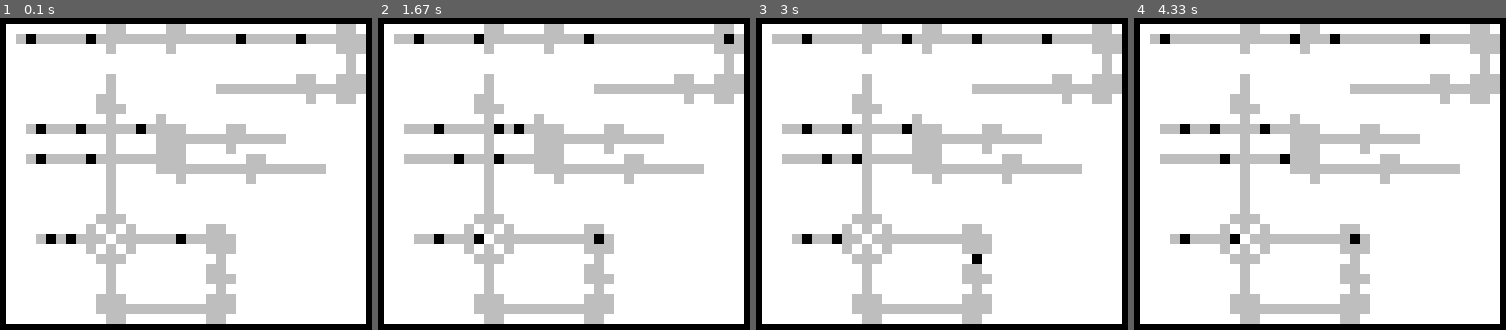
Above: before the commit, frames 1-4 (left to right).
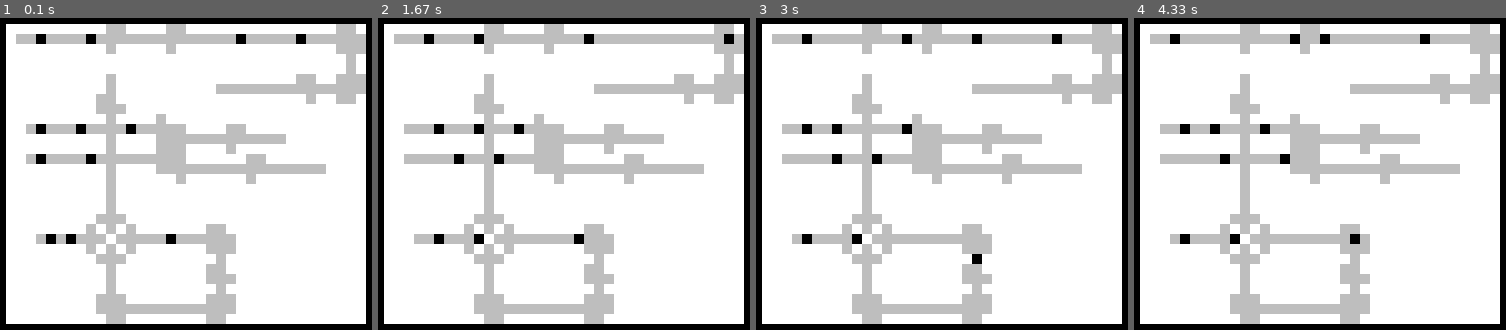
Above: after the commit, the same moments.

Repository: timo/brownomat
Game: pygame game, started from pygamefe.py
Same seed, same stepped clock (60 frames per second), same inputs: the game is played once before the commit and once after it. The source is Python 2; it was converted automatically to run under Python 3.
Inputs:
- Up to frame 1 (0.1 s): no input
- Up to frame 2 (1.67 s): no input
- Up to frame 3 (3 s): no input
- Up to frame 4 (4.33 s): no input

The runs differ from the first frame. In frame 1, 0.5% of the frame differs, in the area x 6-50%, y 5-73%; in frame 2, 0.5%; in frame 3, 0.9%, in the area x 17-83%, y 5-73%; in frame 4, 0.3%.

Commit message:
make pygame FE redraw less often

Diff:
--- a/pygamefe.py
+++ b/pygamefe.py
@@ -35,8 +35,8 @@
                     pygame.Rect(*self.__adjust((x * 10, y * 10)) + (10, 10)))
 
     def add_actions(self, removals, additions):
-        #if len(set(removals) & self.removals) > 0:
-        self.nice_redraw = True
+        if len(set(removals) & self.additions) > 0:
+            self.nice_redraw = True
 
         self.removals = self.removals.difference(additions)
         self.additions = self.additions.difference(removals)
